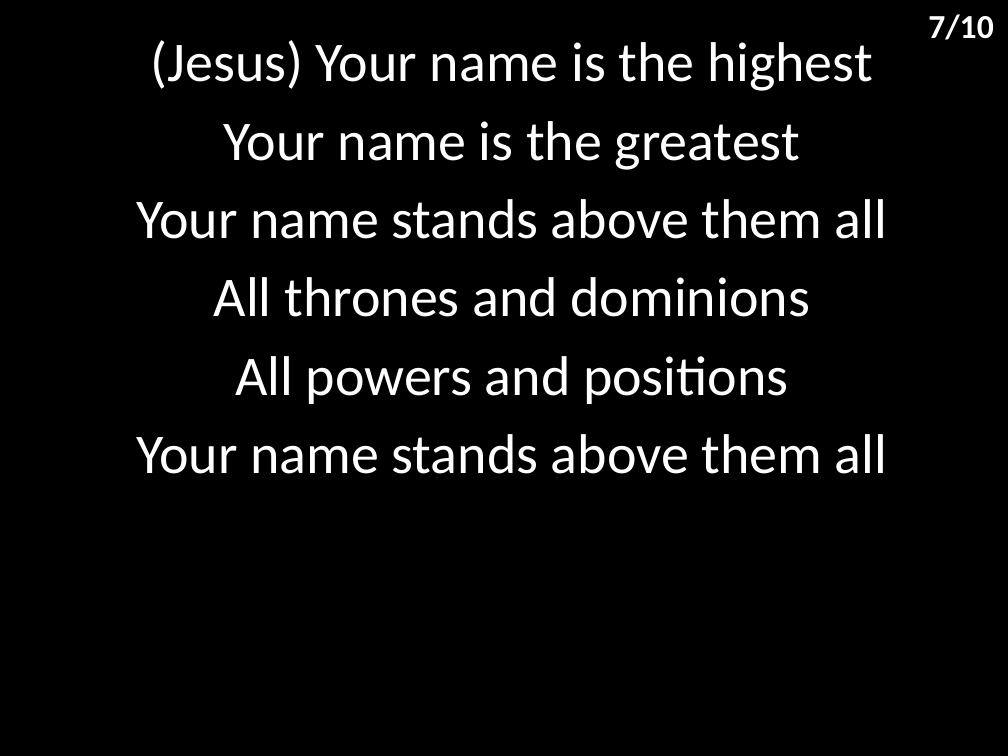
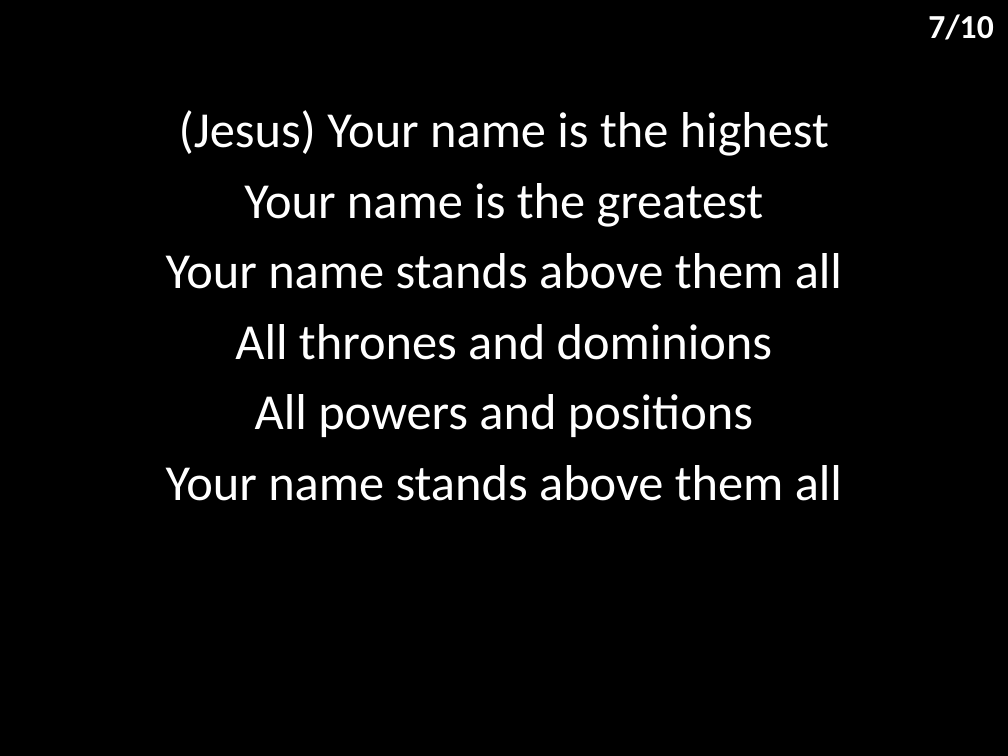
Before and after one commit to hoo-are-ya/worship, a slide deck: slide 8 of docs/songs/holy forever.pptx. Drawn at 1008x756 pixels with LibreOffice and Linux fonts; fonts in the diff are those of the drawing. Boxes give left, top, right and bottom in pixels: in the first picture for what was removed or moved away, otherwise in the second. Text is boxed around its words. In the diff, an @@ line names an element or a change of style, - is before the commit and + after.

```diff
--- a/docs/songs/holy forever.pptx
+++ b/docs/songs/holy forever.pptx
@@ subtitle "(Jesus) Your name is the ...": place and size @@
-subtitle "(Jesus) Your name is the ..." at <box>136,40,887,474</box>
+subtitle "(Jesus) Your name is the ..." at <box>166,110,842,501</box>
@@ subtitle "(Jesus) Your name is the ..." at <box>166,110,842,501</box>: size 40 to 36 pt @@
```
Also in this commit, not shown: 9 other slides changed, 6 other files.
